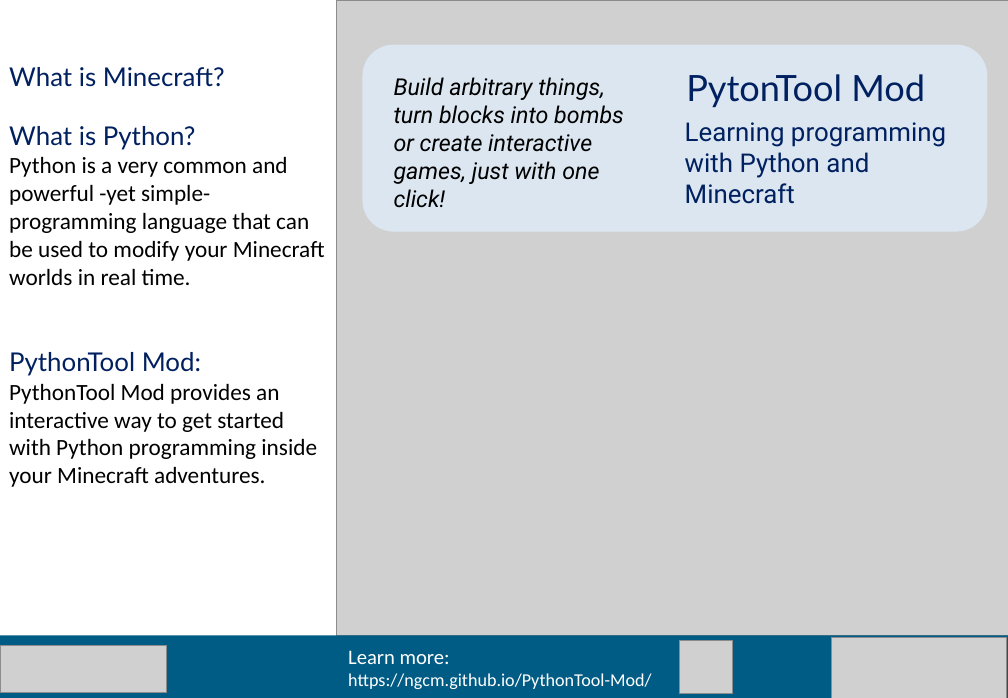
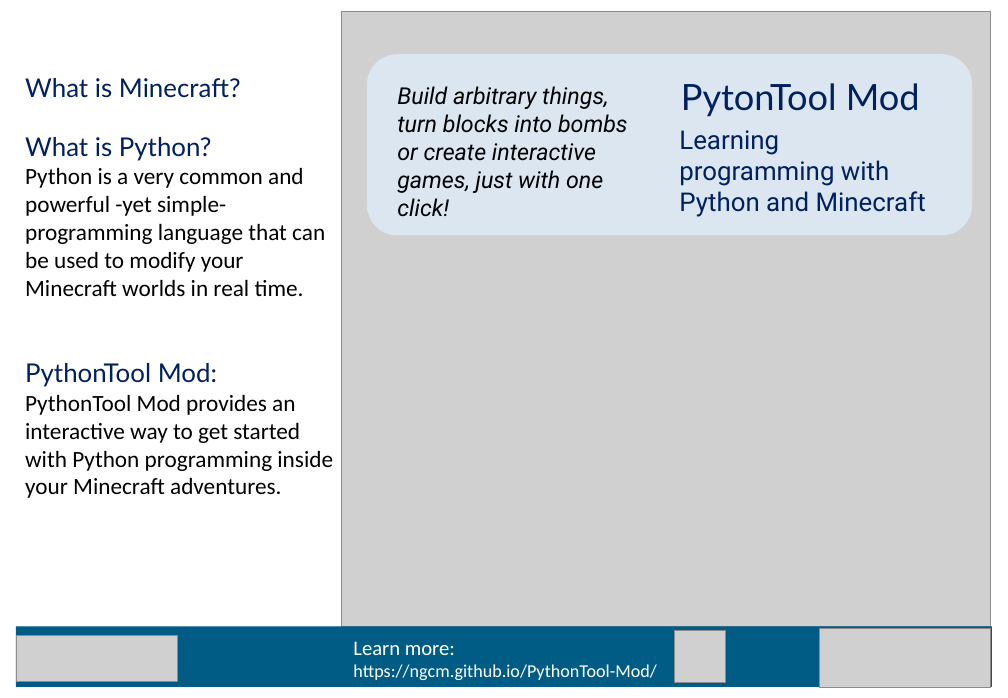
Before and after one commit to alvaropp/PythonTool_outreach, a slide deck: slide 1 of leaflet/brochure_design2.pptx. Drawn at 1008x698 pixels with LibreOffice and Linux fonts; fonts in the diff are those of the drawing; grey boxes stand for pictures. Boxes give left, top, right and bottom in pixels: in the first picture for what was removed or moved away, otherwise in the second. Text is boxed around its words. In the diff, an @@ line names an element or a change of style, - is before the commit and + after.

```diff
--- a/leaflet/brochure_design2.pptx
+++ b/leaflet/brochure_design2.pptx
@@ text "What is Minecraft?" rewrapped from box(9, 67, 325, 487) to box(25, 78, 333, 498) @@
@@ picture: place and size @@
-picture at box(336, 1, 1008, 636)
+picture at box(342, 12, 990, 626)
@@ rounded rectangle: place and size @@
-rounded rectangle at box(363, 45, 988, 232)
+rounded rectangle at box(367, 54, 972, 235)
@@ text "Build arbitrary things, turn blocks ...": place and size @@
-text "Build arbitrary things, turn blocks ..." at box(394, 77, 624, 184)
+text "Build arbitrary things, turn blocks ..." at box(397, 86, 628, 193)
@@ text "PytonTool Mod": place and size @@
-text "PytonTool Mod" at box(686, 74, 925, 108)
+text "PytonTool Mod" at box(681, 83, 920, 117)
@@ text "Learning programming with Python and ..." rewrapped from box(685, 122, 946, 204) to box(679, 130, 926, 217) @@
@@ rectangle: place and size @@
-rectangle at box(0, 636, 1008, 698)
+rectangle at box(16, 626, 992, 687)
@@ picture: place and size @@
-picture at box(832, 638, 1007, 698)
+picture at box(820, 628, 990, 688)
@@ picture: place and size @@
-picture at box(0, 645, 167, 692)
+picture at box(16, 636, 177, 681)
@@ text "Learn more:": place and size @@
-text "Learn more:" at box(348, 650, 651, 689)
+text "Learn more:" at box(353, 641, 656, 680)
@@ picture: place and size @@
-picture at box(680, 640, 733, 693)
+picture at box(675, 631, 726, 682)
```
Also in this commit, not shown: 1 other slide changed, 7 other files.
